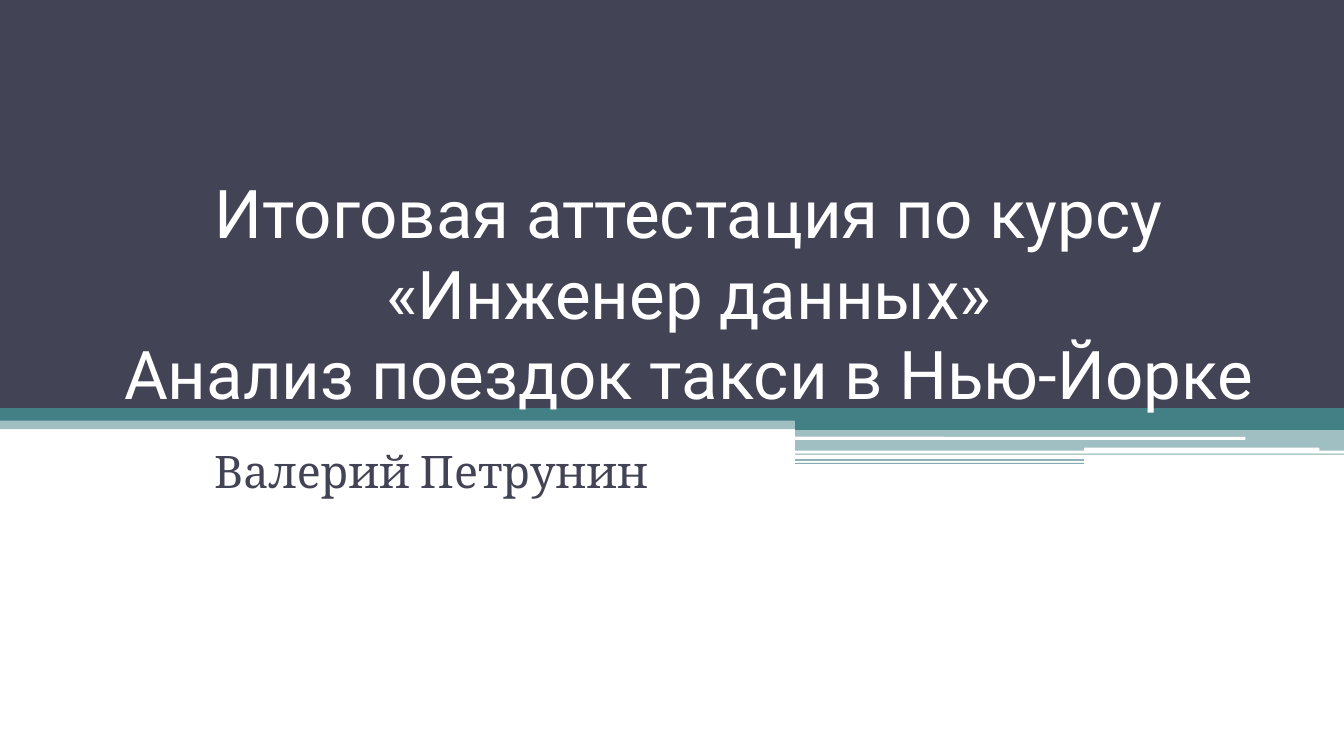
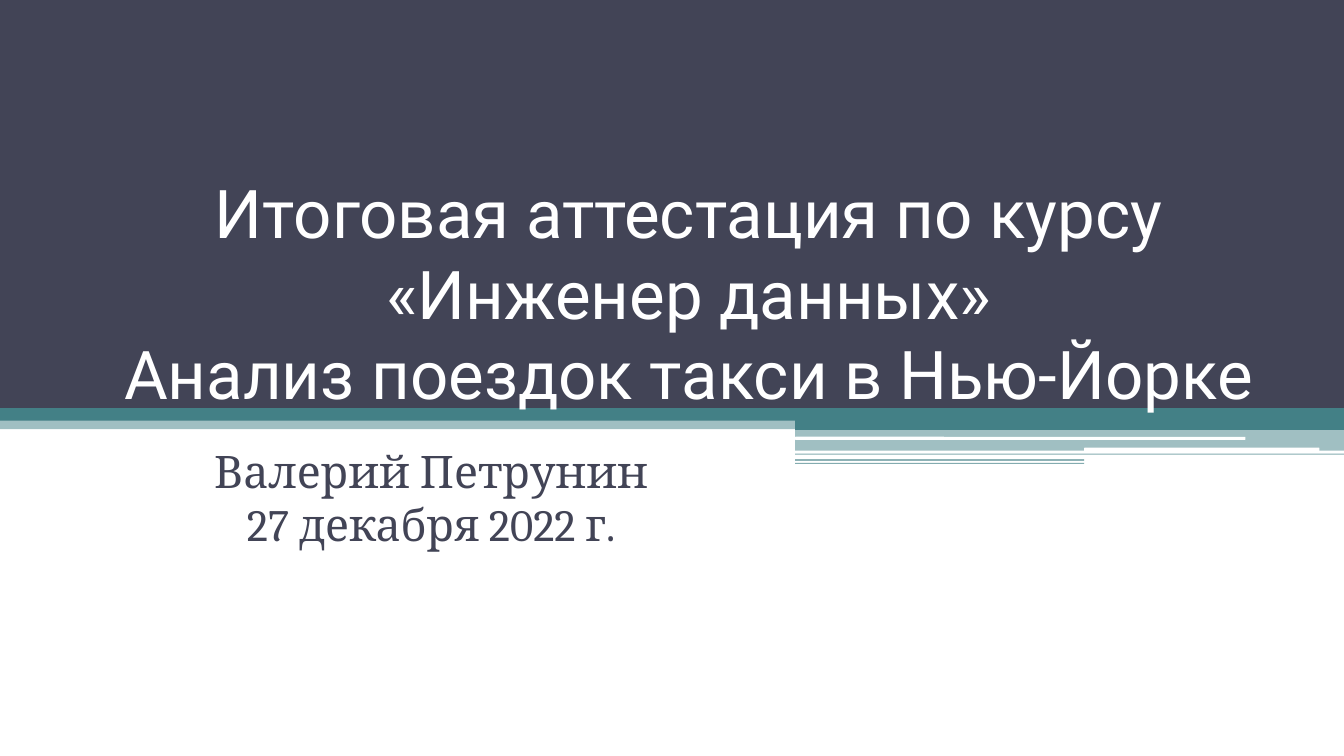
Before and after one commit to ValeryPetr/DE_Sprint_Final, a slide deck: slide 1 of docs/Final Project VPetrunin Analysis of Yellow Taxi.pptx. Drawn at 1344x756 pixels with LibreOffice and Linux fonts; fonts in the diff are those of the drawing. Boxes give left, top, right and bottom in pixels: in the first picture for what was removed or moved away, otherwise in the second. Text is boxed around its words. In the diff, an @@ line names an element or a change of style, - is before the commit and + after.

```diff
--- a/docs/Final Project VPetrunin Analysis of Yellow Taxi.pptx
+++ b/docs/Final Project VPetrunin Analysis of Yellow Taxi.pptx
@@ subtitle at (x1=247, y1=506, x2=606, y2=552): paragraph added @@
+27 декабря 2022 г.
```
Also in this commit, not shown: 4 other slides changed, 16 other files.
